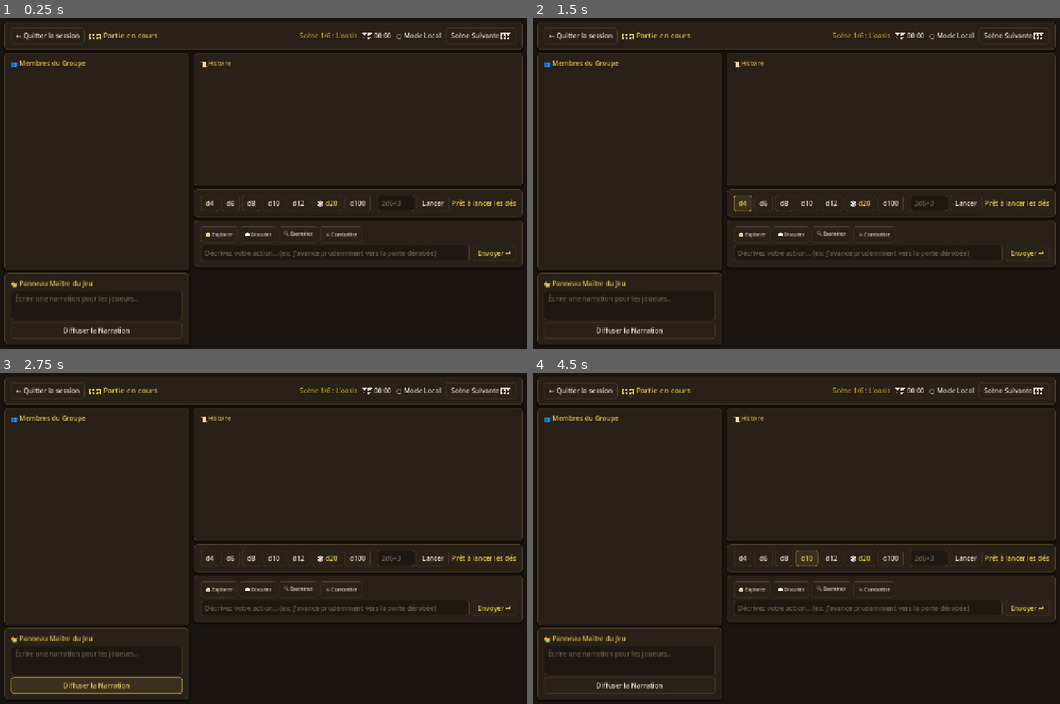
Above: before the commit, frames 1-4 (two rows, left to right).
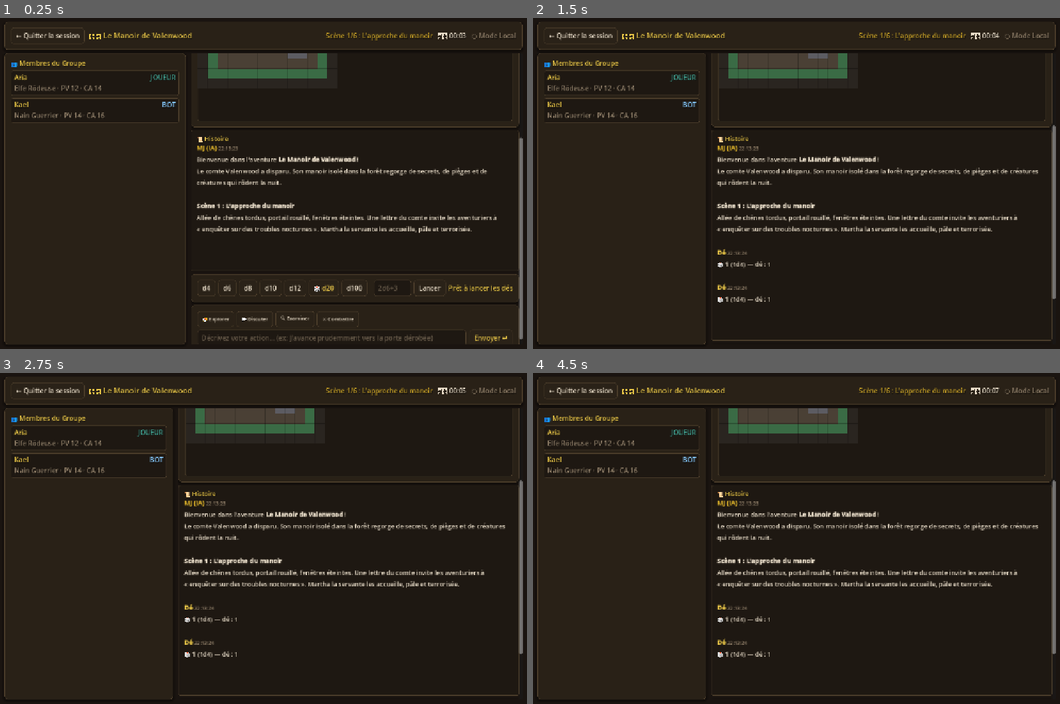
Above: after the commit, the same moments.

Repository: Poisson48/OpenQuest_jdr
Game: Godot game, scene res://scenes/session/session.tscn
Two runs of this game, one before a commit and one after it. Both use one fixed random seed, a clock stepped at 60 frames per second and the inputs below. This scene is started directly instead of the project's main scene.
Inputs (mouse positions are in pixels of both pictures, inside the frame that each line leads up to):
- Up to frame 1 (0.25 s): no input
- Up to frame 2 (1.5 s): click (1012, 34) at 0.5 s, where only the run before the commit has a clickable "Scène Suivante ⏭️"; click "d4" at 1.25 s
- Up to frame 3 (2.75 s): click (94, 684) at 2 s, where only the run before the commit has a clickable "Diffuser la Narration"
- Up to frame 4 (4.5 s): click (764, 558) at 2.75 s, where only the run before the commit has a clickable "d6"; click (785, 558) at 3.5 s, where only the run before the commit has a clickable "d8"; click (807, 558) at 4.25 s, where only the run before the commit has a clickable "d10"

The runs differ from the first frame. In frame 1, 9.8% of the frame differs, in the area x 0-100%, y 2-99%; in frame 2, 8.3%; in frame 3, 8.6%; in frame 4, 8.4%.
Error before the commit: Parse Error: Cannot infer the type of "last_is_dice" variable because the value doesn't have a set type. (res://scripts/session.gd:340)

Commit message:
Fix le typage Godot 4.7 du scroll journal lors d’un jet de dé.
Corrige l’erreur de parse sur last_is_dice qui empêchait le chargement de la scène session.

Co-authored-by: Cursor <cursoragent@cursor.com>

Diff:
--- a/game/scripts/session.gd
+++ b/game/scripts/session.gd
@@ -337,7 +337,7 @@
 func _render_log() -> void:
 	var saved_scroll := _get_session_scroll()
 	var log_entries: Array = GameData.active_game.get("log", [])
-	var last_is_dice := not log_entries.is_empty() and log_entries[-1].get("type", "") == "dice"
+	var last_is_dice: bool = not log_entries.is_empty() and str(log_entries[-1].get("type", "")) == "dice"
 
 	log_label.text = ""
 	for entry in log_entries:
